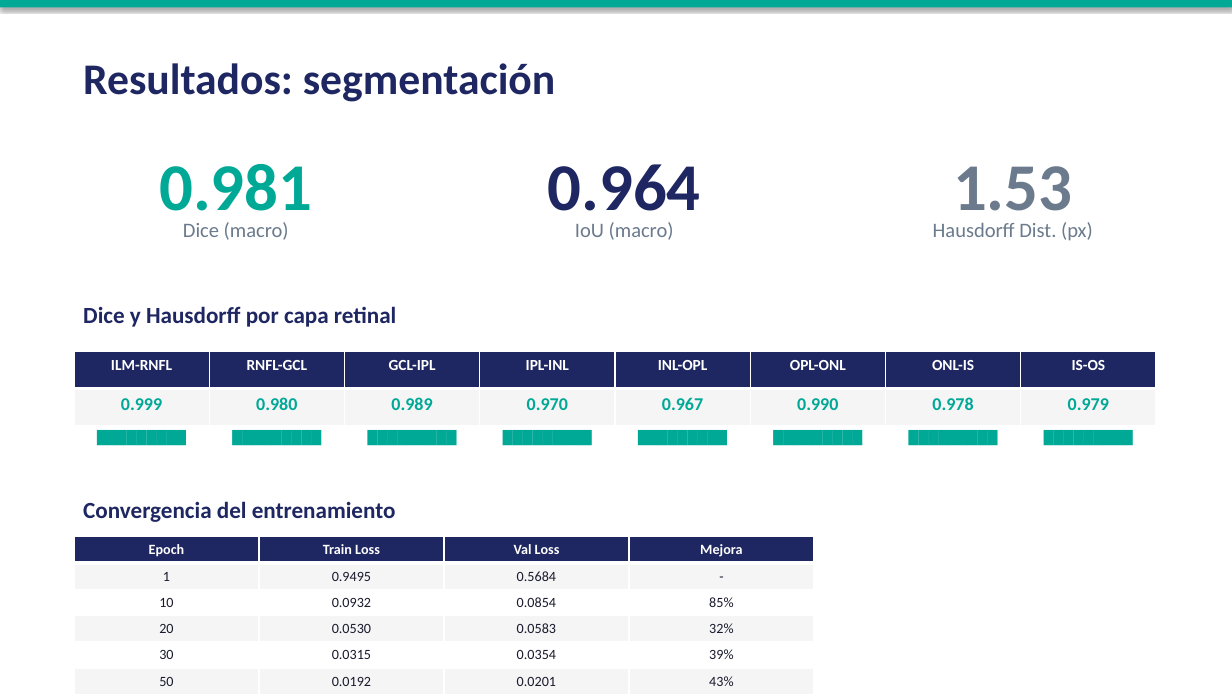
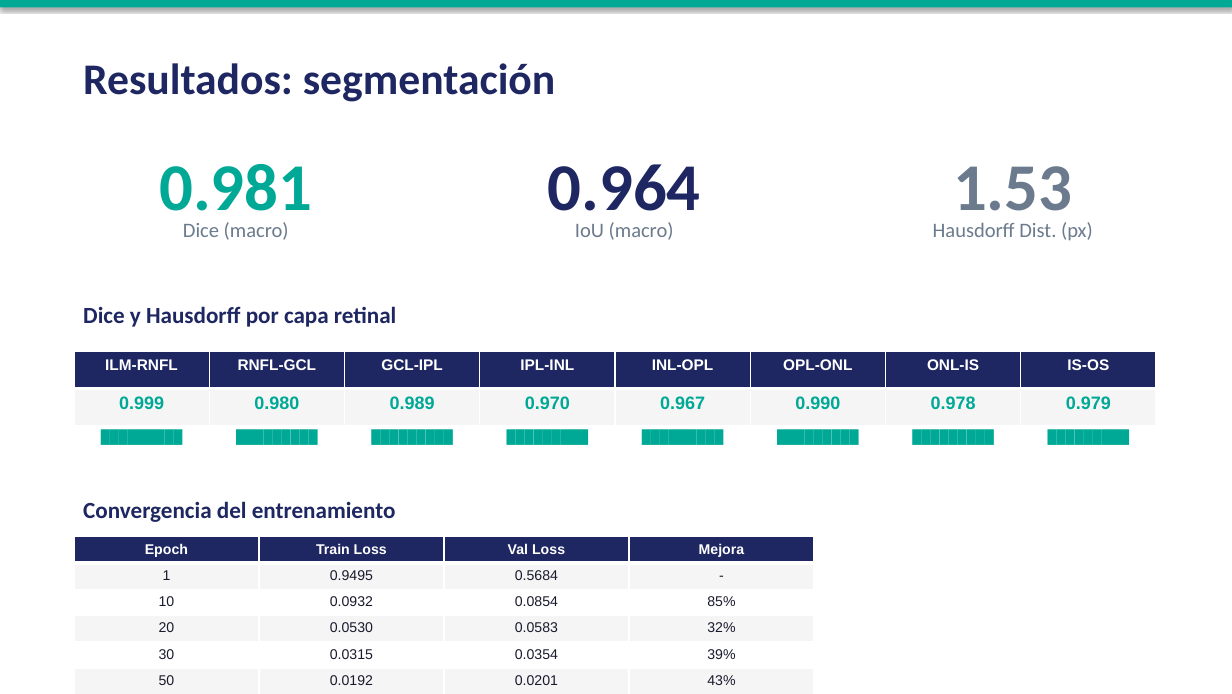
Before and after one commit to umagon/TP_vision_por_computadora_2, a slide deck: slide 7 of paper/presentacion_OCT.pptx. Drawn at 1232x694 pixels with LibreOffice and Linux fonts; fonts in the diff are those of the drawing. Boxes give left, top, right and bottom in pixels: in the first picture for what was removed or moved away, otherwise in the second. Text is boxed around its words. In the diff, an @@ line names an element or a change of style, - is before the commit and + after.

```diff
--- a/paper/presentacion_OCT.pptx
+++ b/paper/presentacion_OCT.pptx
@@ table at bbox=[74, 351, 1154, 655] @@
@@ font Calibri to Arial @@
@@ table at bbox=[74, 536, 814, 694] @@
@@ font Calibri to Arial @@
```
Also in this commit, not shown: 2 other slides changed, 1 other file.
